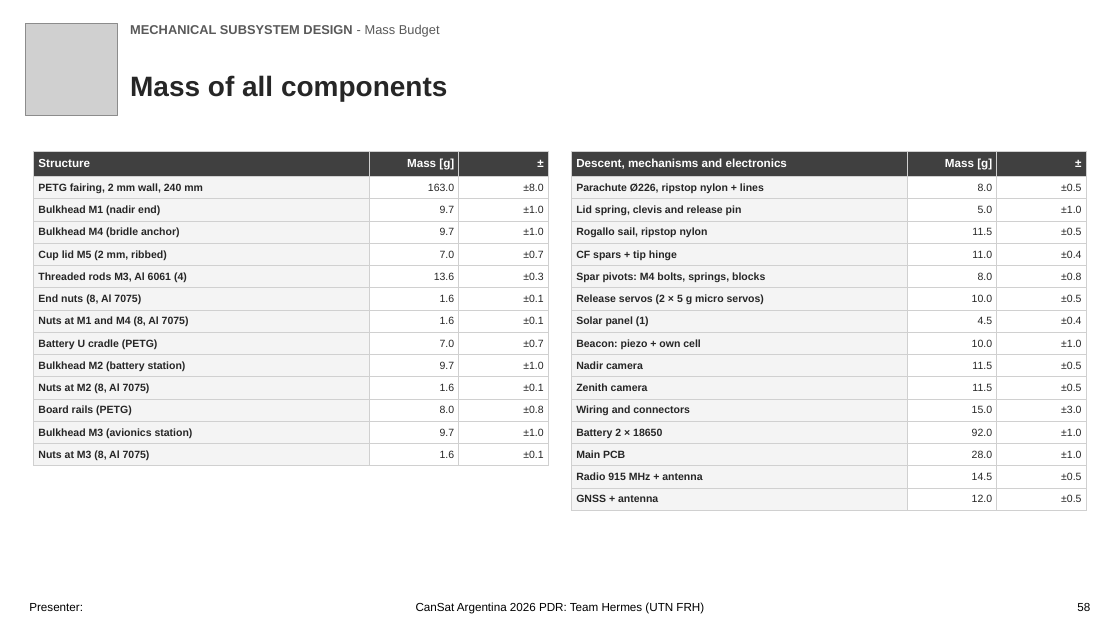
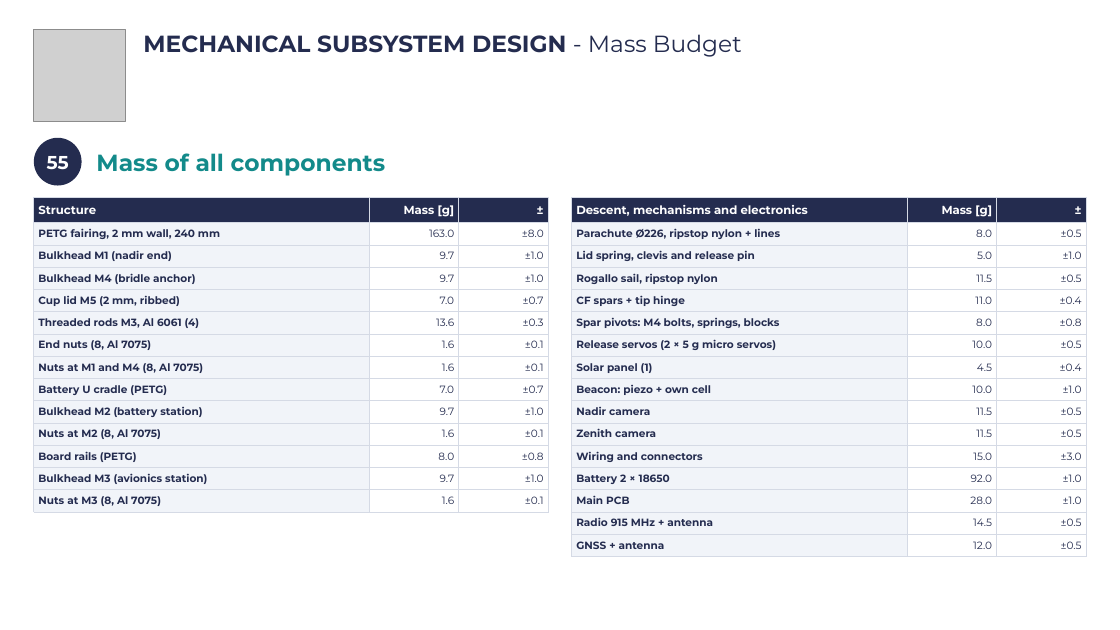
Before and after one commit to Caetano18/proyecto, a slide deck: slide 58 of cansat_pdr/laminas_plantilla/CanSat_PDR_Hermes_completo.pptx. Drawn at 1120x630 pixels with LibreOffice and Linux fonts; fonts in the diff are those of the drawing; grey boxes stand for pictures; background and template pictures are left out. Boxes give left, top, right and bottom in pixels: in the first picture for what was removed or moved away, otherwise in the second. Text is boxed around its words. In the diff, an @@ line names an element or a change of style, - is before the commit and + after.

```diff
--- a/cansat_pdr/laminas_plantilla/CanSat_PDR_Hermes_completo.pptx
+++ b/cansat_pdr/laminas_plantilla/CanSat_PDR_Hermes_completo.pptx
@@ picture: place and size @@
-picture at (25, 24, 118, 116)
+picture at (34, 29, 125, 121)
@@ text "MECHANICAL SUBSYSTEM DESIGN - Mass ...": place and size @@
-text "MECHANICAL SUBSYSTEM DESIGN - Mass ..." at (130, 25, 440, 37)
+text "MECHANICAL SUBSYSTEM DESIGN - Mass ..." at (143, 34, 742, 57)
@@ text "MECHANICAL SUBSYSTEM DESIGN - Mass ..." at (143, 34, 742, 57): size 11 to 20 pt, font Arial to Montserrat, text colour #595959 to #242C4F @@
@@ ellipse added at (34, 138, 82, 186), fill #242C4F, 16 pt, text #FFFFFF, bold @@
+55
@@ text "Mass of all components": place and size @@
-text "Mass of all components" at (130, 75, 447, 102)
+text "Mass of all components" at (96, 153, 386, 176)
@@ text "Mass of all components" at (96, 153, 386, 176): size 24 to 20 pt, font Arial to Montserrat, text colour #262626 to #138A8A @@
@@ table: place and size @@
-table at (34, 151, 547, 466)
+table at (34, 197, 547, 513)
@@ table at (34, 197, 547, 513) @@
@@ fill #404040 to #242C4F in row 1 @@
@@ fill #F4F4F4 to #F1F4F9 in 13 cells @@
@@ font Arial to Montserrat, text colour #262626 to #242C4F @@
@@ borders changed @@
@@ table at (572, 197, 1086, 557) @@
@@ fill #404040 to #242C4F in row 1 @@
@@ fill #F4F4F4 to #F1F4F9 in 15 cells @@
@@ font Arial to Montserrat, text colour #262626 to #242C4F @@
@@ borders changed @@
@@ table: place and size @@
-table at (572, 151, 1086, 511)
+table at (572, 197, 1086, 557)
@@ text removed at (29, 603, 83, 611) @@
-Presenter:
@@ text removed at (416, 602, 704, 614) @@
-CanSat Argentina 2026 PDR: Team Hermes (UTN FRH)
@@ text removed at (1077, 603, 1090, 611) @@
-58
```
Also in this commit, not shown: 105 other slides changed, 18 other files.
